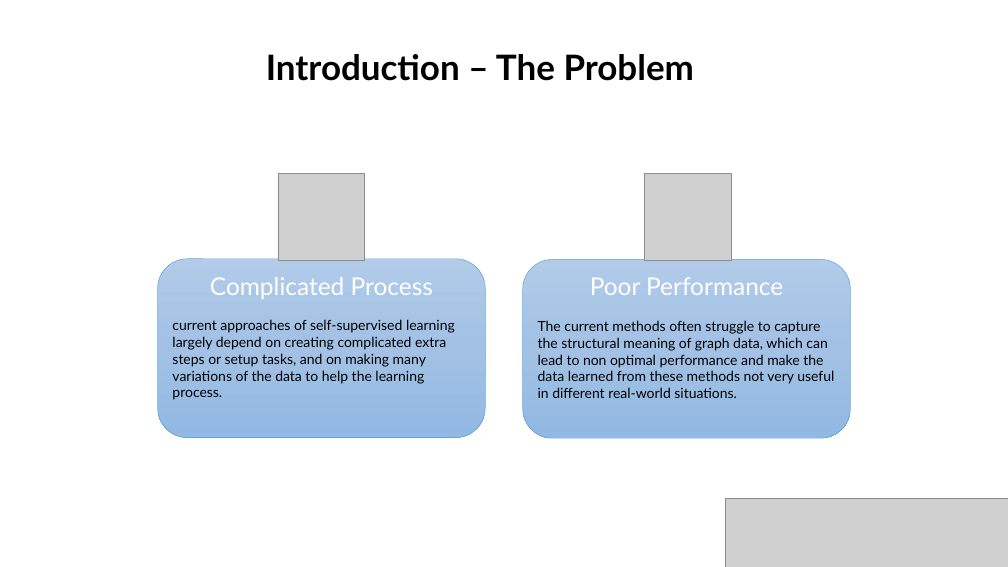
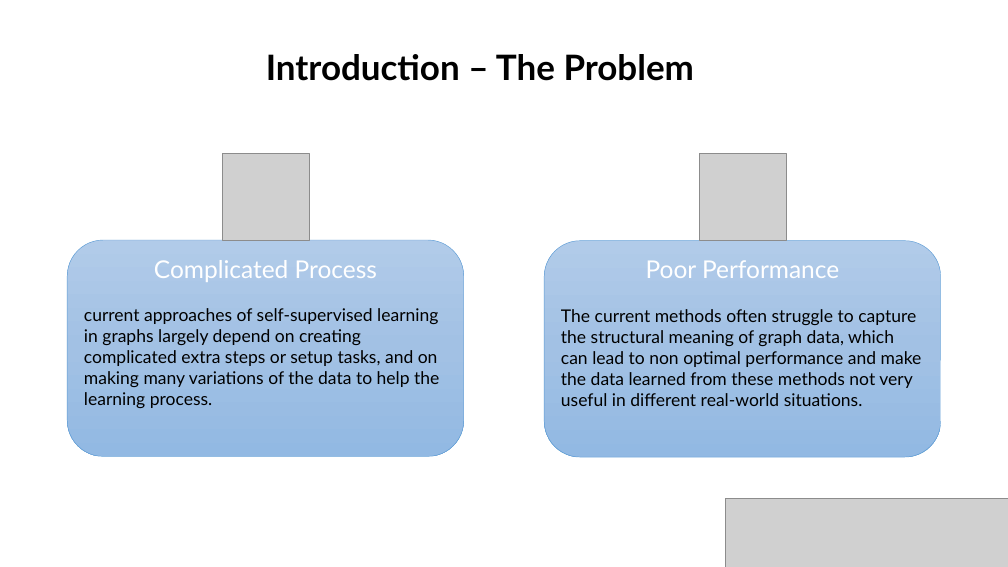
Before and after one commit to gilseg10/BraudeProject, a slide deck: slide 2 of Graph reconstruction with MaskGAE_.pptx. Drawn at 1008x567 pixels with LibreOffice and Linux fonts; fonts in the diff are those of the drawing; grey boxes stand for pictures; background and template pictures are left out. Boxes give left, top, right and bottom in pixels: in the first picture for what was removed or moved away, otherwise in the second. Text is boxed around its words. In the diff, an @@ line names an element or a change of style, - is before the commit and + after.

```diff
--- a/Graph reconstruction with MaskGAE_.pptx
+++ b/Graph reconstruction with MaskGAE_.pptx
@@ picture: place and size @@
-picture at [278,173,365,260]
+picture at [222,153,309,240]
@@ picture: place and size @@
-picture at [644,173,731,260]
+picture at [699,153,786,240]
@@ rounded rectangle "Complicated Process": place and size @@
-rounded rectangle "Complicated Process" at [158,259,485,438]
+rounded rectangle "Complicated Process" at [67,240,464,456]
@@ rounded rectangle "Poor Performance": place and size @@
-rounded rectangle "Poor Performance" at [523,260,850,438]
+rounded rectangle "Poor Performance" at [544,241,941,457]
@@ text in rounded rectangle at [84,308,439,408]: text changed; size 16 to 20 pt @@
-current approaches of self-supervised learning largely depend on creating complicated extra steps or setup tasks, and on making many variations of the data to help the learning process.
+current approaches of self-supervised learning in graphs largely depend on creating complicated extra steps or setup tasks, and on making many variations of the data to help the learning process.
@@ text in rounded rectangle at [561,309,922,406]: size 16 to 20 pt @@
```
Also in this commit, not shown: 13 other slides changed, 1 slide added, 1 other file.
